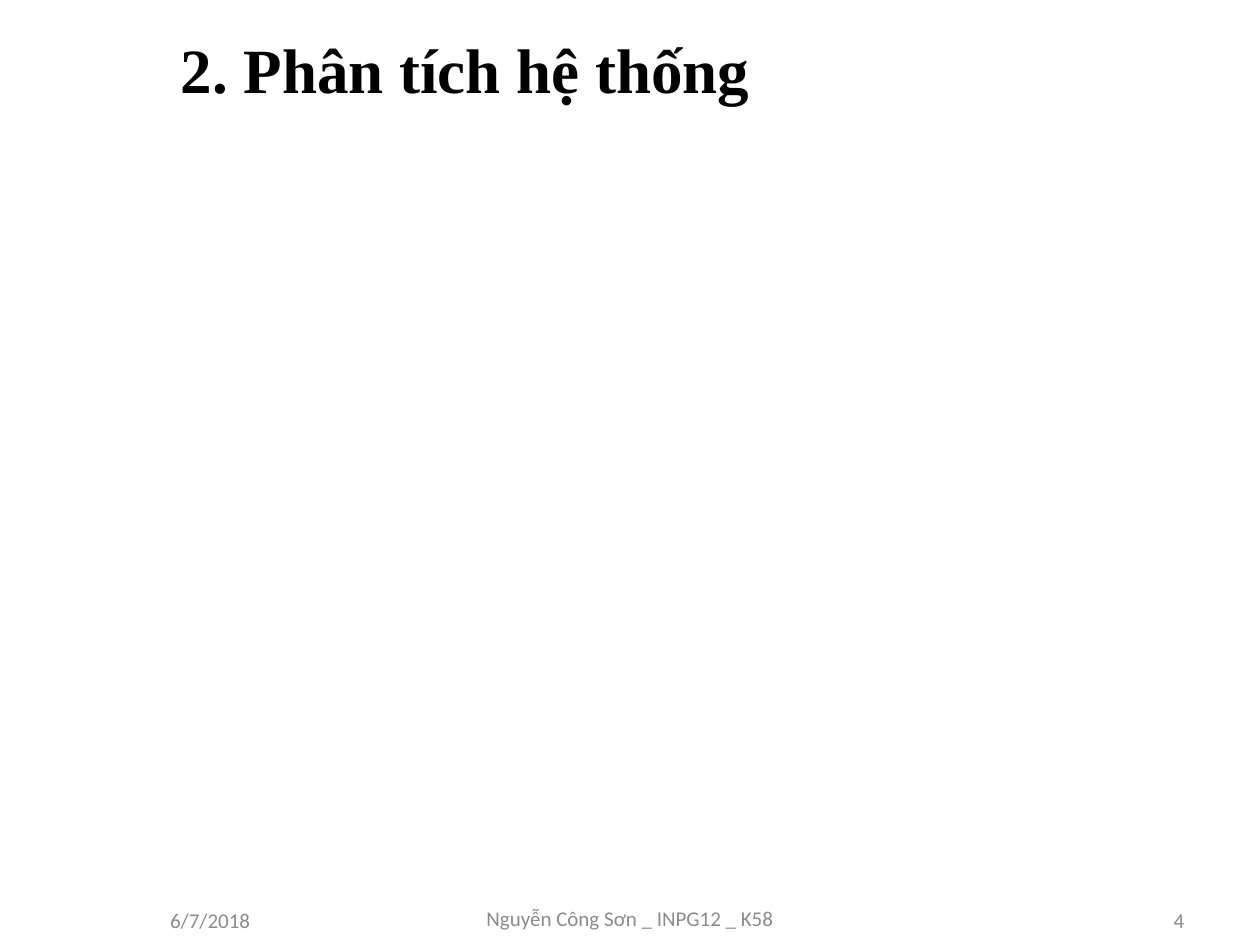
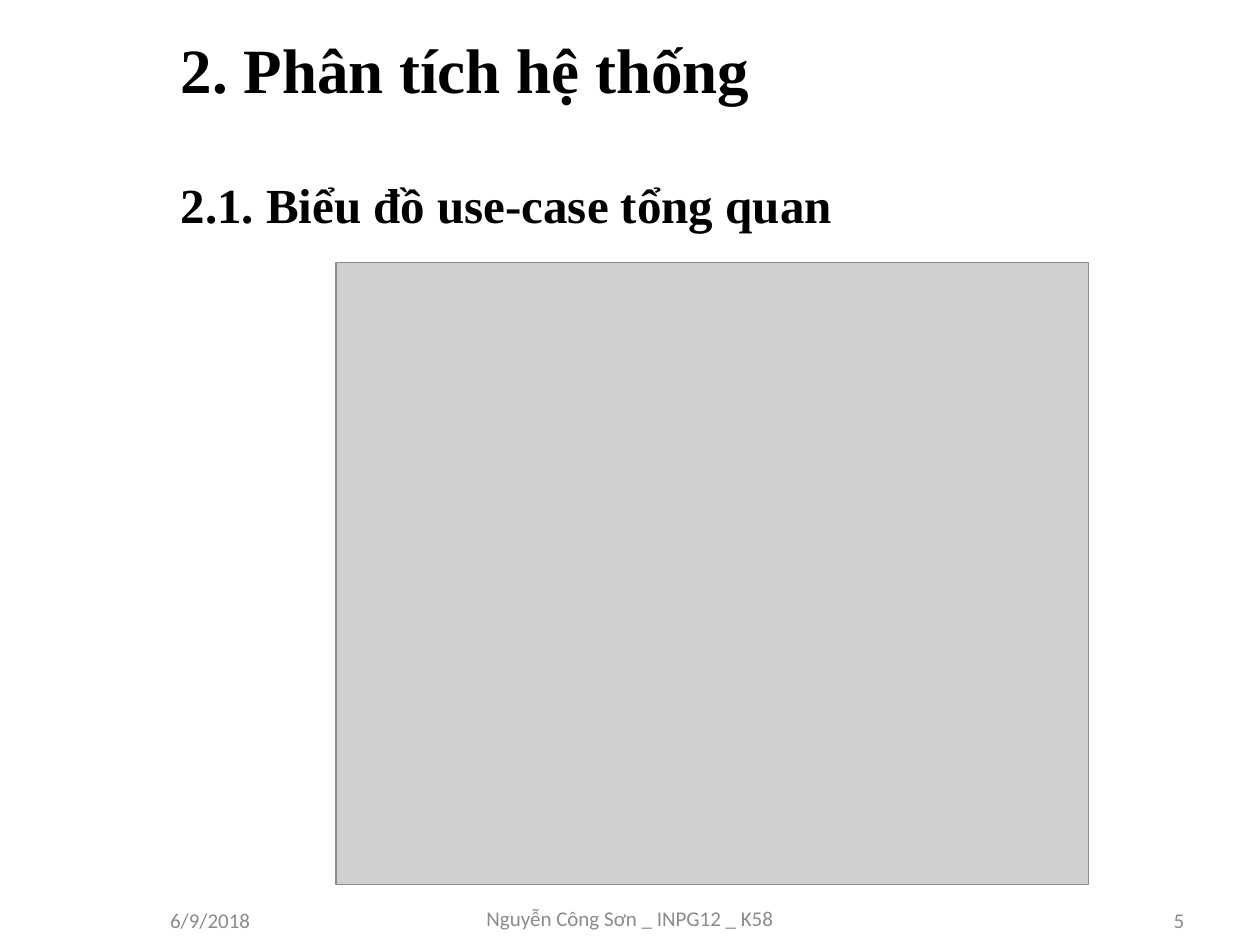
Before and after one commit to sonnc/QT5315, a slide deck: slide 5 of SLIDE ĐỒ ÁN TỐT NGHIỆP.pptx (slide 4 before the commit). Drawn at 1260x945 pixels with LibreOffice and Linux fonts; fonts in the diff are those of the drawing; grey boxes stand for pictures; background and template pictures are left out. Boxes give left, top, right and bottom in pixels: in the first picture for what was removed or moved away, otherwise in the second. Text is boxed around its words. In the diff, an @@ line names an element or a change of style, - is before the commit and + after.

```diff
--- a/SLIDE ĐỒ ÁN TỐT NGHIỆP.pptx
+++ b/SLIDE ĐỒ ÁN TỐT NGHIỆP.pptx
@@ text added at bbox=[181, 187, 832, 233], 28 pt, text #000000, bold @@
+2.1. Biểu đồ use-case tổng quan
@@ picture added at bbox=[336, 262, 1089, 885] @@
@@ text at bbox=[170, 913, 250, 929]: text changed @@
-6/7/2018
+6/9/2018
@@ page number at bbox=[1174, 914, 1185, 928]: text changed @@
-4
+5
```
Also in this commit, not shown: 12 other slides changed, 9 slides added, 10 other files.
